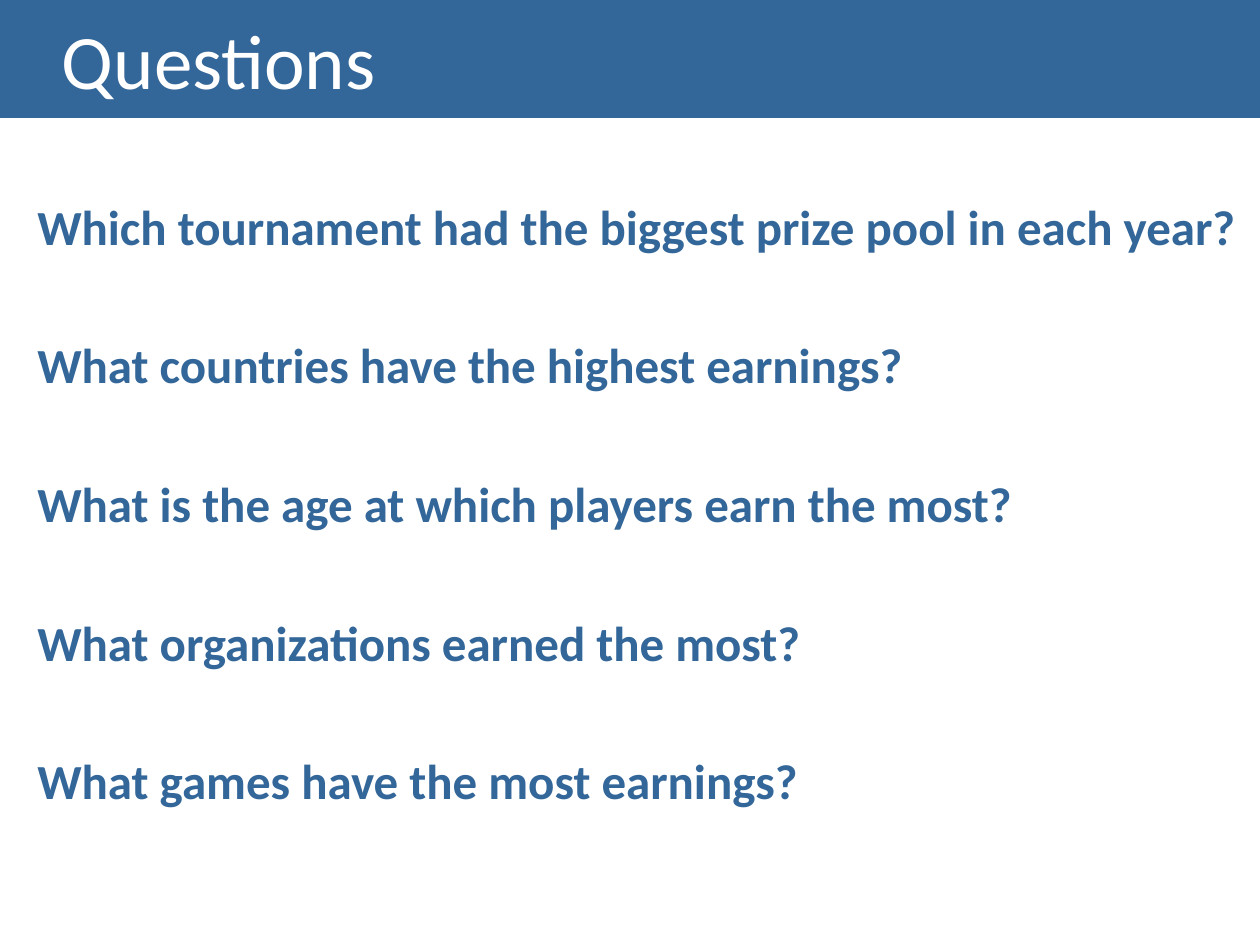
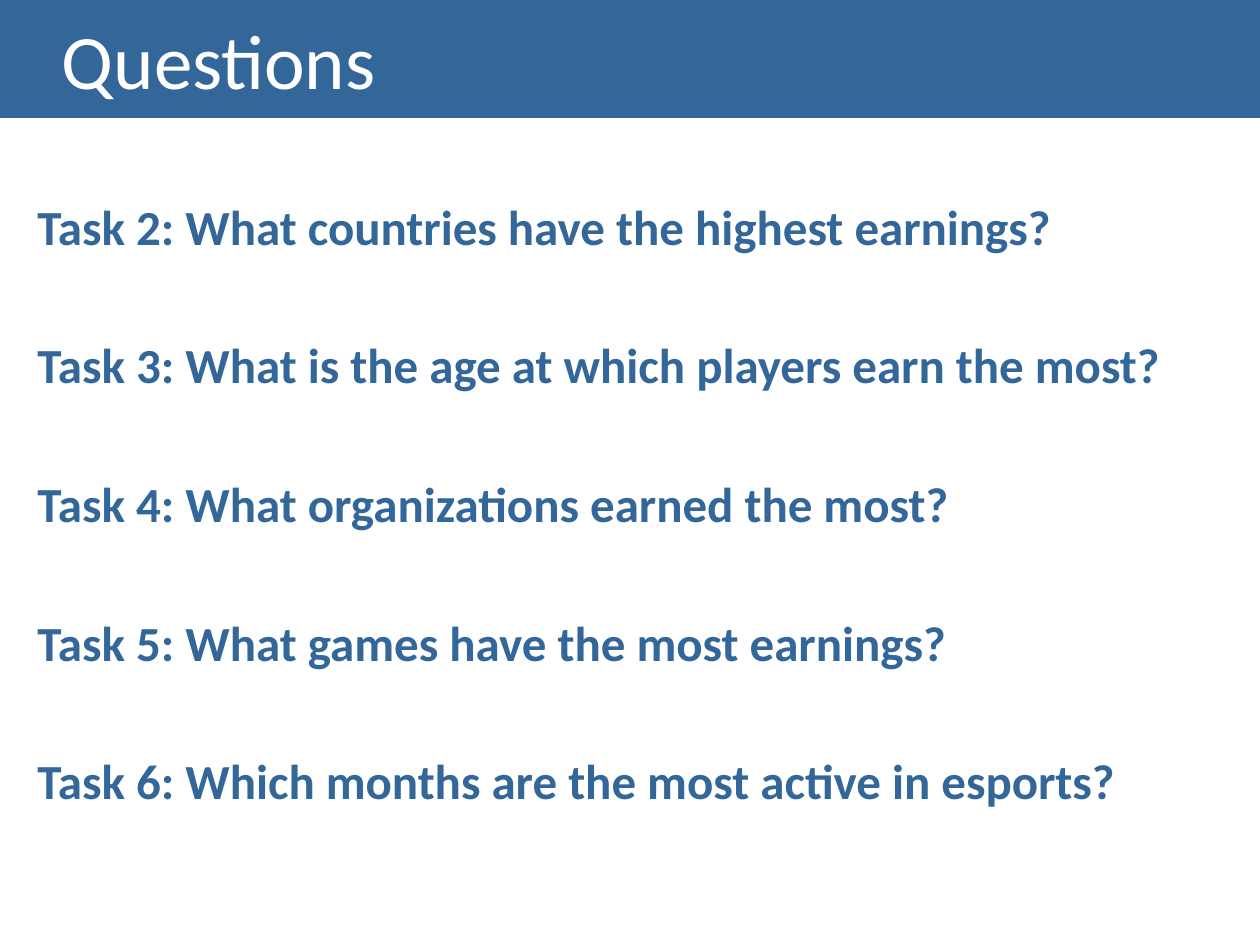
Before and after one commit to lucasrafael98/IV1819-esports, a slide deck: slide 10 of Documentation/Checkpoint I - Presentation.pptx. Drawn at 1260x945 pixels with LibreOffice and Linux fonts; fonts in the diff are those of the drawing. Boxes give left, top, right and bottom in pixels: in the first picture for what was removed or moved away, otherwise in the second. Text is boxed around its words. In the diff, an @@ line names an element or a change of style, - is before the commit and + after.

```diff
--- a/Documentation/Checkpoint I - Presentation.pptx
+++ b/Documentation/Checkpoint I - Presentation.pptx
@@ text at [37, 210, 1160, 807]: text changed @@
-Which tournament had the biggest prize pool in each year?
-What countries have the highest earnings?
-What is the age at which players earn the most?
-What organizations earned the most?
-What games have the most earnings?
+Task 2: What countries have the highest earnings?
+Task 3: What is the age at which players earn the most?
+Task 4: What organizations earned the most?
+Task 5: What games have the most earnings?
+Task 6: Which months are the most active in esports?
```
Also in this commit, not shown: 4 other slides changed, 1 slide added, 1 slide removed, 1 other file.
